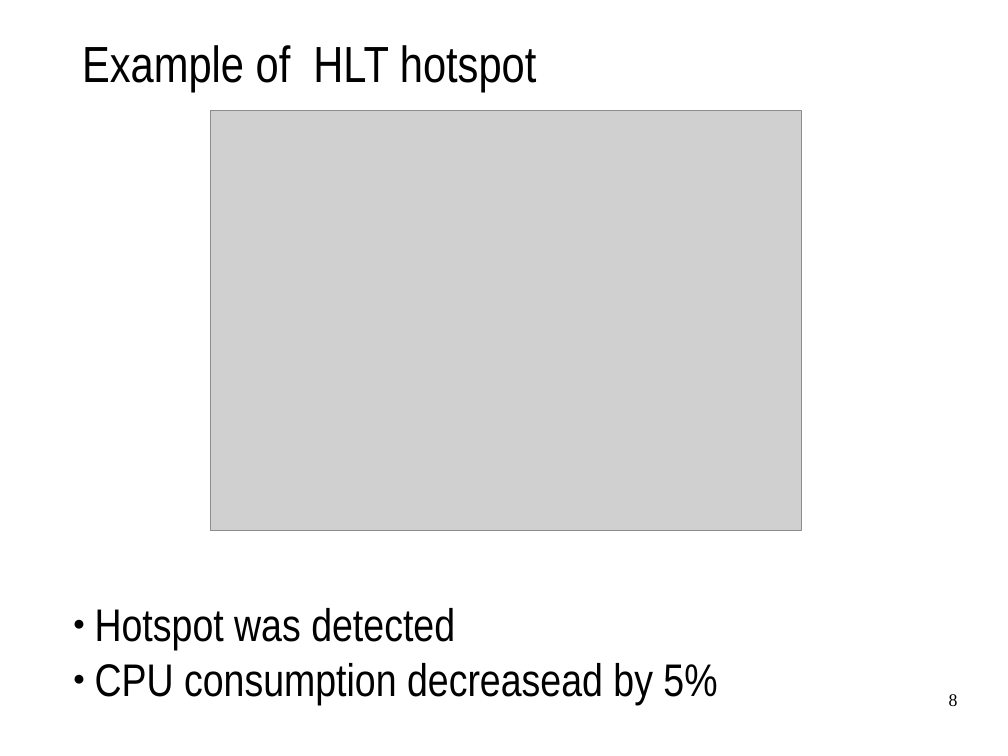
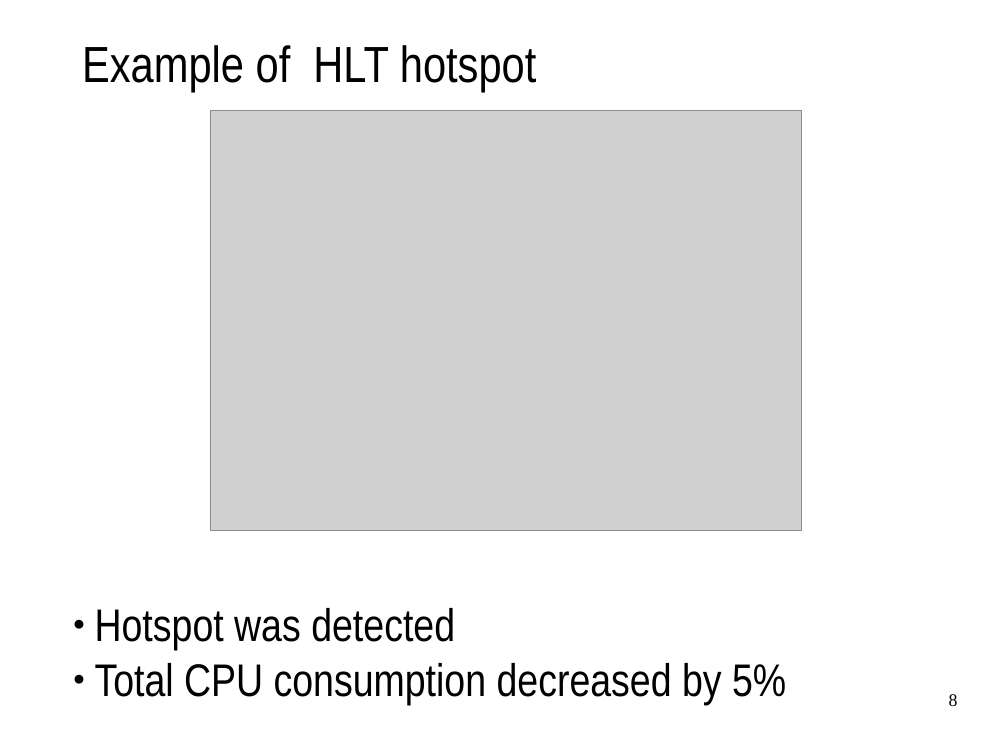
Before and after one commit to mazurov/about, a slide deck: slide 8 of about.odp. Drawn at 1008x756 pixels with LibreOffice and Linux fonts; fonts in the diff are those of the drawing; grey boxes stand for pictures. Boxes give left, top, right and bottom in pixels: in the first picture for what was removed or moved away, otherwise in the second. Text is boxed around its words. In the diff, an @@ line names an element or a change of style, - is before the commit and + after.

```diff
--- a/about.odp
+++ b/about.odp
@@ text at (x1=95, y1=663, x2=786, y2=705): text changed @@
-● CPU consumption decreasead by 5%
+● Total CPU consumption decreased by 5%
```
Also in this commit, not shown: 2 other slides changed, 1 other file.
